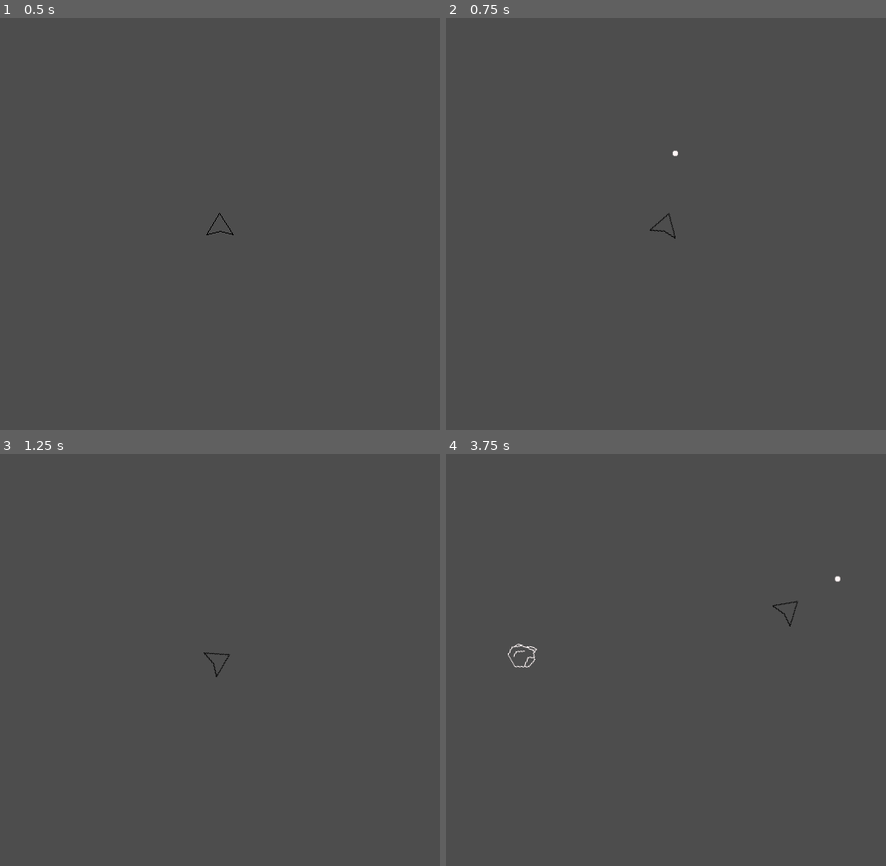
Above: before the commit, frames 1-4 (two rows, left to right).
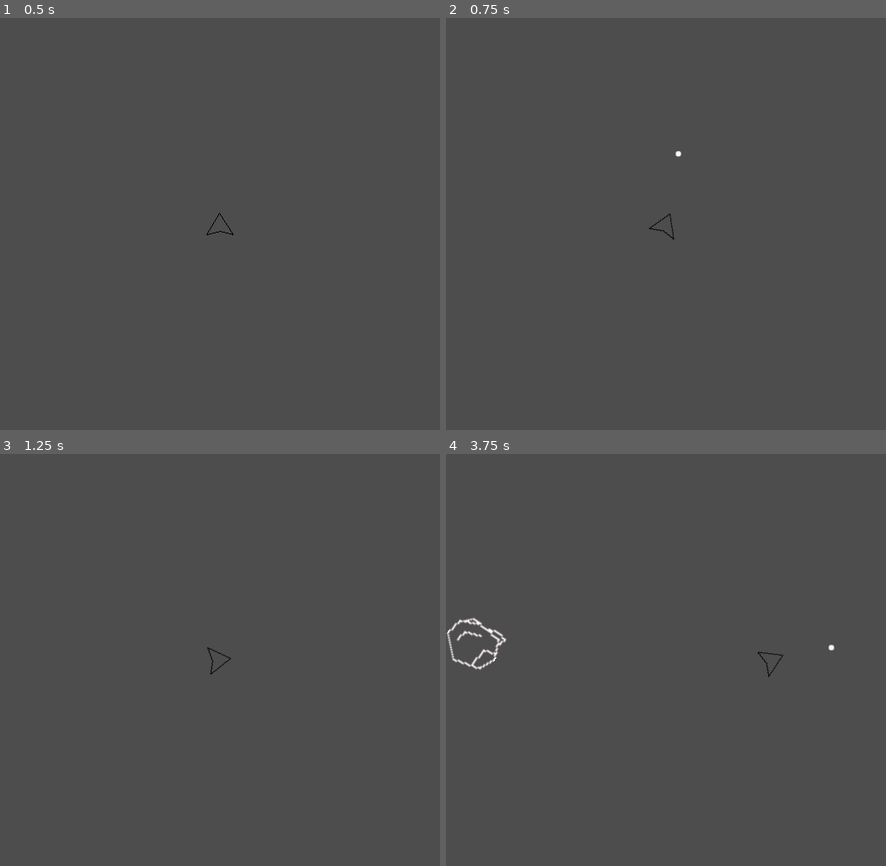
Above: after the commit, the same moments.

Repository: mgarrod193/Asteroids-Clone
Game: Godot game, scene res://Scenes/GameScene.tscn
The game is run twice, just before and just after one commit, with the same random seed, the same clock (stepped at 60 frames per second) and the same inputs. Before the commit the project has no main scene; this scene is started directly in both runs.
Inputs (mouse positions are in pixels of both pictures, inside the frame that each line leads up to):
- Up to frame 1 (0.5 s): no input
- Up to frame 2 (0.75 s): tap Enter at 0.5 s; move the mouse to (762, 203) at 0.52 s; hold D (rotate_right) from 0.53 s (still down); click (762, 203) at 0.6 s
- Up to frame 3 (1.25 s): keep holding D (rotate_right)
- Up to frame 4 (3.75 s): move the mouse to (578, 680) at 1.27 s; release D (rotate_right) at 1.28 s; hold A (rotate_left) 1.28-2.03 s; click (578, 680) at 1.35 s; move the mouse to (710, 569) at 2.02 s; hold D (rotate_right) 2.03-2.78 s; click (710, 569) at 2.1 s; move the mouse to (644, 742) at 2.77 s; hold W (forward) 2.78-3.53 s; click (644, 742) at 2.85 s; move the mouse to (798, 721) at 3.52 s; hold A (rotate_left) from 3.53 s (still down); click (798, 721) at 3.6 s

Frame 1 is identical in both runs. In frame 2, less than 0.1% of the frame differs, in the area x 46-54%, y 32-54%; in frame 3, less than 0.1%; in frame 4, 0.6%, in the area x 0-90%, y 29-55%.

Commit message:
Collisions now detected between player <-> asteroid and asteroid <-> bullet

Diff:
--- a/Scenes/GameScene.tscn
+++ b/Scenes/GameScene.tscn
@@ -2,7 +2,7 @@
 
 [ext_resource type="PackedScene" uid="uid://nklf1vrn55rc" path="res://Scenes/Player.tscn" id="1_2wl7v"]
 [ext_resource type="Script" uid="uid://bg8st0d84111g" path="res://Scripts/game_scene.gd" id="1_4bvgx"]
-[ext_resource type="PackedScene" uid="uid://dc8q3eknhl3fi" path="res://Scenes/Asteroid.tscn" id="2_3mbwn"]
+[ext_resource type="PackedScene" uid="uid://dc8q3eknhl3fi" path="res://Scenes/LargeAsteroid.tscn" id="2_3mbwn"]
 
 [sub_resource type="Curve2D" id="Curve2D_2wl7v"]
 _data = {
--- a/Scenes/Asteroid.tscn
+++ b/Scenes/LargeAsteroid.tscn
@@ -10,14 +10,21 @@
 [sub_resource type="CircleShape2D" id="CircleShape2D_jnrf0"]
 radius = 15.0
 
-[node name="Asteroid" type="RigidBody2D" unique_id=751010995 groups=["Asteroid"]]
+[node name="LargeAsteroid" type="RigidBody2D" unique_id=751010995 groups=["Asteroid"]]
 physics_material_override = SubResource("PhysicsMaterial_jnrf0")
 gravity_scale = 0.0
+can_sleep = false
+lock_rotation = true
+continuous_cd = 2
+linear_damp_mode = 1
+angular_damp_mode = 1
 script = ExtResource("1_a2bka")
 
 [node name="Sprite2D" type="Sprite2D" parent="." unique_id=665350561]
+scale = Vector2(2, 2)
 texture = ExtResource("2_rvlwq")
 
 [node name="CollisionShape2D" type="CollisionShape2D" parent="." unique_id=1985325026]
 position = Vector2(1, -2)
+scale = Vector2(2, 2)
 shape = SubResource("CircleShape2D_jnrf0")
--- a/Scenes/Player.tscn
+++ b/Scenes/Player.tscn
@@ -5,22 +5,6 @@
 [ext_resource type="Script" uid="uid://xng5toel4uge" path="res://Scripts/Player/weapon.gd" id="3_dewec"]
 [ext_resource type="Texture2D" uid="uid://6p12plvnubh7" path="res://Sprites/Asteroidplaceholderplayer.png" id="3_gntrk"]
 [ext_resource type="PackedScene" uid="uid://cg1p3aarjgnjd" path="res://Scenes/Projectile.tscn" id="4_5ixxa"]
-
-[sub_resource type="SegmentShape2D" id="SegmentShape2D_5ixxa"]
-a = Vector2(0, -13)
-b = Vector2(-15, 12)
-
-[sub_resource type="SegmentShape2D" id="SegmentShape2D_nn08x"]
-a = Vector2(0, 7)
-b = Vector2(-15, 13)
-
-[sub_resource type="SegmentShape2D" id="SegmentShape2D_52ee3"]
-a = Vector2(15, 12)
-b = Vector2(-1, 7)
-
-[sub_resource type="SegmentShape2D" id="SegmentShape2D_bhhdu"]
-a = Vector2(0, -13)
-b = Vector2(15, 13)
 
 [node name="Player" type="CharacterBody2D" unique_id=69791035]
 script = ExtResource("1_kyqiw")
@@ -38,16 +22,9 @@
 [node name="Sprite2D" type="Sprite2D" parent="." unique_id=228084409]
 texture = ExtResource("3_gntrk")
 
-[node name="Hitbox" type="Area2D" parent="." unique_id=1452653083]
+[node name="Hitbox" type="Area2D" parent="." unique_id=576331073]
 
-[node name="CollisionShape2D" type="CollisionShape2D" parent="Hitbox" unique_id=1018921822]
-shape = SubResource("SegmentShape2D_5ixxa")
+[node name="CollisionPolygon2D" type="CollisionPolygon2D" parent="Hitbox" unique_id=1039772893]
+polygon = PackedVector2Array(0, -13, 15, 12, 0, 8, -15, 13)
 
-[node name="CollisionShape2D2" type="CollisionShape2D" parent="Hitbox" unique_id=586913592]
-shape = SubResource("SegmentShape2D_nn08x")
-
-[node name="CollisionShape2D3" type="CollisionShape2D" parent="Hitbox" unique_id=2100167075]
-shape = SubResource("SegmentShape2D_52ee3")
-
-[node name="CollisionShape2D4" type="CollisionShape2D" parent="Hitbox" unique_id=1783073295]
-shape = SubResource("SegmentShape2D_bhhdu")
+[connection signal="body_entered" from="Hitbox" to="." method="_on_hitbox_body_entered"]
--- a/Scripts/Player/movement.gd
+++ b/Scripts/Player/movement.gd
@@ -4,12 +4,12 @@
 
 #Variables for speed and rotation speed
 var max_speed := 4000.0
-var forward_impulse := 10000.0
-var drag := 125.0
-var rotation_force := 90
+var forward_impulse := 8000.0
+var drag := 90.0
+var rotation_force := 120
 
 #margin for smoother screenwrap
-var margin := 32
+var margin := 16
 
 func _ready() -> void:
 	#Getting parent player node as CharacterBody2D to allow physics + velocity
--- a/Scripts/Player/player.gd
+++ b/Scripts/Player/player.gd
@@ -1 +1,4 @@
 extends CharacterBody2D
+
+func _on_hitbox_body_entered(body: Node2D) -> void:
+		print("hit")
--- a/Scripts/asteroid.gd
+++ b/Scripts/asteroid.gd
@@ -1,12 +1,16 @@
 extends RigidBody2D
 
-var margin = 32
+var margin = 16
 
-func _process(_delta: float) -> void:
-	_screen_wrap()
+var min_angular_velocity := 0.2
+var max_angular_veloctiy := 0.8
+
 
 func _physics_process(delta: float) -> void:
-	rotation_degrees += randf_range(15, 90) * delta
+	angular_velocity =  randf_range(min_angular_velocity, max_angular_veloctiy)
+
+func _integrate_forces(state: PhysicsDirectBodyState2D) -> void:
+	_screen_wrap()
 
 # Gets visible screen size allows player to screen wrap
 func _screen_wrap():
--- a/Scripts/game_scene.gd
+++ b/Scripts/game_scene.gd
@@ -9,6 +9,8 @@
 
 func _on_asteroid_timer_timeout() -> void:
 	var asteroid = asteroid_scene.instantiate()
+	var min_asteroid_velocity := 10.0
+	var max_asteroid_velocity := 50.0
 
 	# Picks randon location on SpawnPath
 	var asteroid_spwan_location = $SpawnPath/PathFollow2D
@@ -24,7 +26,7 @@
 	asteroid.rotation = direction
 
 	#gives asteroid speed
-	var velocity = Vector2(randf_range(50.0, 150.0), 0.0)
+	var velocity = Vector2(randf_range(min_asteroid_velocity, max_asteroid_velocity), 0.0)
 	asteroid.linear_velocity = velocity.rotated(direction)
 
 	asteroid.add_to_group("Asteroids")
--- a/project.godot
+++ b/project.godot
@@ -11,6 +11,7 @@
 [application]
 
 config/name="Asteroids"
+run/main_scene="uid://b48kepi6mfcjq"
 config/features=PackedStringArray("4.6", "GL Compatibility")
 config/icon="res://icon.svg"
 
@@ -59,6 +60,8 @@
 [physics]
 
 3d/physics_engine="Jolt Physics"
+2d/default_linear_damp=0.0
+2d/default_angular_damp=0.0
 
 [rendering]
 
